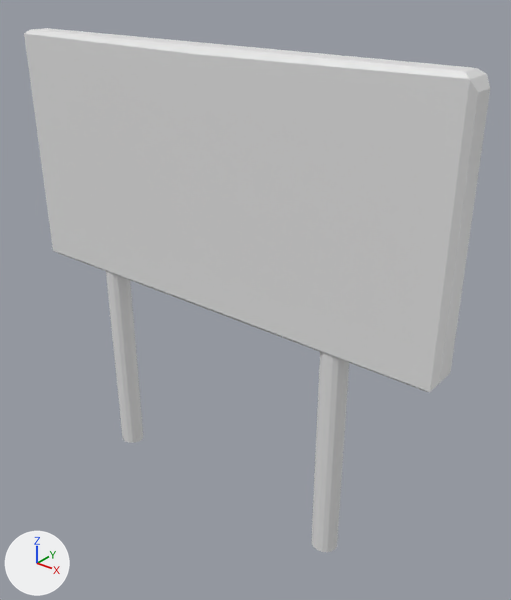
Before and after pictures for a commit that changed the Blender file Assets/Models/tallbilbord.blend.
Both versions are drawn from a 50 mm camera at (5.24, -5.74, 2.83) aimed at (0.37, 0.34, -0.94). Every picture has the same lights, and +X, +Y and +Z are marked at lower left.
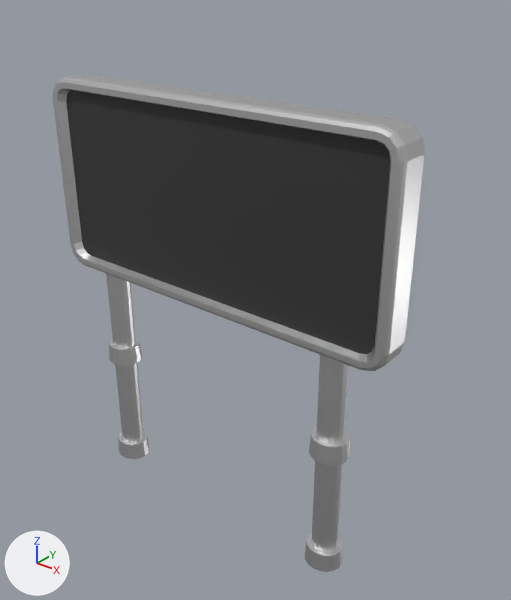
Commit message: billboard rzeczy

Boxes [x1, y1, x2, y2] around the edits, measured in the pictures (511 x 600 px):
'Cube', reshaped, modifiers changed (20% narrower)
    before: [24, 28, 490, 552]
    after: [53, 74, 425, 572]
'Cube.001', added
    after: [109, 337, 350, 466]
part 1 of me_cube_001, rebuilt
    before: [24, 28, 490, 392]
    after: [53, 74, 425, 371]
part 2 of me_cube_001, added
    after: [106, 274, 150, 459]
part 3 of me_cube_001, built on
    after: [305, 533, 342, 572]

The change, as a list of edits to the scene's bpy script:
```text
Add mat_screen:
    mat_screen = principled_material('Screen')
    mat_screen.base_color = (0.0352, 0.0352, 0.0352)  # black #353535
Add mat_billboard:
    mat_billboard = principled_material('Billboard')
    mat_billboard.base_color = (0.8, 0.8, 0.8)  # white #e7e7e7
    mat_billboard.metallic = 1.0
    mat_billboard.roughness = 0.4
Change me_cube_001:
    used by ob_cube; location = (0.0, 0.0, 0.0)
    remove me_cube_001.from_pydata(...)  # 52 vertices, 33 faces; spans x 0.0..3.0, y -0.19..0.21, z -3.77..2.0
    add me_cube_001.from_pydata(...)  # 256 vertices, 214 faces; spans x -2.47..2.47, y -0.23..0.23, z -4.01..1.5
    me_cube_001 part 1: the loose piece of 20 vertices spanning x 0.0..3.0, y -0.19..0.21, z -1.0..2.0 is rebuilt with 128 vertices and now spans x -2.47..2.47, y -0.22..0.23, z -1.0..1.5
    me_cube_001 part 2: a new loose piece of 64 vertices spanning x -1.99..-1.5, y -0.23..0.23, z -4.01..-0.98, in mat_billboard (white #e7e7e7)
    me_cube_001 part 3
    1 face is deleted
    32 vertices are added at x 1.5..1.99, y -0.23..0.23, z -4.01..-3.77
    33 new faces join them, mat_billboard (white #e7e7e7)
    add me_cube_001.materials.append(mat_billboard)  # white #e7e7e7
    add me_cube_001.materials.append(mat_screen)  # black #353535
Add me_cube_002:
    me_cube_002.from_pydata(...)  # 96 vertices, 66 faces; spans x -1.99..1.99, y -0.23..0.23, z -4.01..-3.77
    me_cube_002.materials.append(mat_billboard)  # white #e7e7e7
Change ob_cube:
    remove _m = ob_cube.modifiers.new('Mirror', 'MIRROR')
Add ob_cube_001:
    ob_cube_001 = bpy.data.objects.new('Cube.001', me_cube_002)
    ob_cube_001.parent = ob_cube
    ob_cube_001.location = (0.0, 0.0, 1.643)
```
